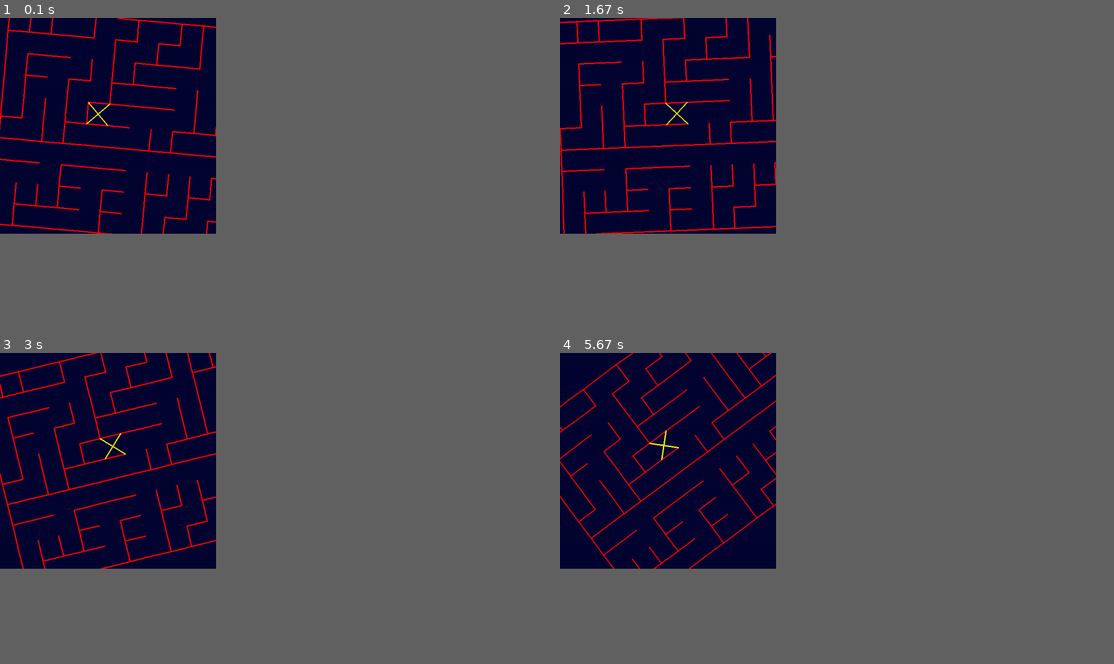
Above: before the commit, frames 1-4 (two rows, left to right).
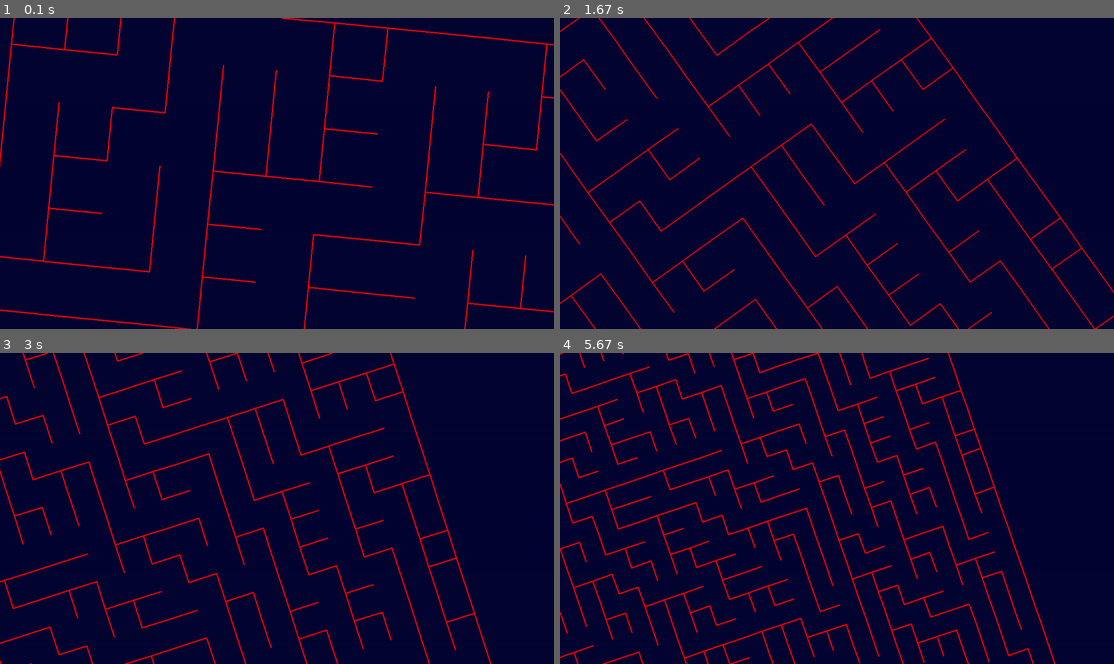
Above: after the commit, the same moments.

Repository: RageInTheCage/Random
Game: pygame game, started from Python/Labyrinth/Main.py
Two runs of this game, one before a commit and one after it. Both use one fixed random seed, a clock stepped at 60 frames per second and the inputs below.
Inputs:
- Up to frame 1 (0.1 s): no input
- Up to frame 2 (1.67 s): hold Right 0.33-0.8 s; hold Up 0.83-1.3 s
- Up to frame 3 (3 s): hold Down 2.4-2.87 s
- Up to frame 4 (5.67 s): no input
The window is 351x351 before the commit and 900x506 after it. Grey fills any space a smaller window leaves; there, only what the larger window draws over its background counts as a difference.

The runs differ from the first frame. In frame 1, 6.1% of the frame differs, in the area x 0-100%, y 0-100%; in frame 2, 6.5%; in frame 3, 7.3%; in frame 4, 8.9%, in the area x 0-90%, y 0-100%.

Commit message:
Triangular Polygon instead of cross for player.  Moved rotate method into Point class.  Direction class now has angle_in_radians property

Diff:
--- a/Python/Labyrinth/Cell.py
+++ b/Python/Labyrinth/Cell.py
@@ -5,7 +5,7 @@
 class Cell(object):
     def __init__(self, maze, location, wall_colour):
         self.maze = maze
-        self.location = Point(location)
+        self.point = Point(location)
         self.wall_colour = wall_colour
         self.wall_width = 3
         self.exits = [
@@ -28,8 +28,8 @@
         )
         vector = vectors[wall_direction.value]
         self.walls[wall_direction.value] = (
-            self.location.offset(vector[0]),
-            self.location.offset(vector[1])
+            self.point.offset(vector[0]),
+            self.point.offset(vector[1])
         )
         self.exits.remove(wall_direction)
 
--- a/Python/Labyrinth/Direction.py
+++ b/Python/Labyrinth/Direction.py
@@ -1,4 +1,6 @@
 from enum import Enum
+
+import math
 
 
 class Direction(Enum):
@@ -20,3 +22,15 @@
             index = 3
 
         return Direction(index)
+
+    @property
+    def angle_in_radians(self):
+        return self.value * math.pi / 2
+
+    @property
+    def opposite(self):
+        index = self.value + 2
+        if index > 3:
+            index -= 4
+
+        return Direction(index)
--- a/Python/Labyrinth/Main.py
+++ b/Python/Labyrinth/Main.py
@@ -7,8 +7,8 @@
 
 def main():
     clock, display = initialise()
-    maze = Maze(display, (30, 10))
-    player = Player(maze, (4, 4))
+    maze = Maze(display, (50, 50))
+    player = Player(maze, (25, 25))
     background_colour = (5, 5, 50)
     running = True
     while running:
@@ -26,7 +26,7 @@
 
 def initialise():
     pygame.init()
-    display = pygame.display.set_mode((500, 500))
+    display = pygame.display.set_mode()
     pygame.display.set_caption("Labyrinth")
     clock = pygame.time.Clock()
     return clock, display
--- a/Python/Labyrinth/Maze.py
+++ b/Python/Labyrinth/Maze.py
@@ -4,6 +4,7 @@
 
 from Cell import Cell
 from Direction import Direction
+from Point import Point
 
 
 class Maze:
@@ -25,26 +26,18 @@
             cell.update()
 
     def draw_line(self, line, colour, width):
-        rotated_from = self.__rotate(self.origin, line[0], self.angle_in_radians, self.scale_factor)
-        rotated_to = self.__rotate(self.origin, line[1], self.angle_in_radians, self.scale_factor)
+        point_from = Point(line[0])
+        point_to = Point(line[1])
+        rotated_from = point_from.rotate_and_scale(self.origin, self.angle_in_radians, self.scale_factor)
+        rotated_to = point_to.rotate_and_scale(self.origin, self.angle_in_radians, self.scale_factor)
         pygame.draw.line(self.display, colour, rotated_from, rotated_to, width)
 
     def __change_perspective(self):
         self.angle_in_radians += self.ange_step
         if self.ange_step > -.001:
-            self.ange_step -= 0.01
-        self.scale += .005
+            self.ange_step -= 0.001
+        self.scale += .2
         self.scale_factor = self.display_width / self.scale
-
-    @staticmethod
-    def __rotate(origin, point, angle_in_radians, scale_factor):
-        ox, oy = origin
-        px = point[0] * scale_factor
-        py = point[1] * scale_factor
-
-        qx = ox + math.cos(angle_in_radians) * (px - ox) - math.sin(angle_in_radians) * (py - oy)
-        qy = oy + math.sin(angle_in_radians) * (px - ox) + math.cos(angle_in_radians) * (py - oy)
-        return qx, qy
 
     def __create_cells(self, dimensions):
         cells = {}
@@ -65,12 +58,22 @@
                     new_cell.add_wall(Direction.UP)
                 elif y == cells_high - 1:
                     new_cell.add_wall(Direction.DOWN)
+
                 cells[location] = new_cell
 
-        for cell in cells.values():
+        for location, cell in cells.items():
             if random.randint(0, 1) == 1:
                 cell.add_wall(Direction.UP)
+                adjacent_offset = (0, -1)
+                adjacent_direction = Direction.DOWN
             else:
                 cell.add_wall(Direction.RIGHT)
+                adjacent_offset = (1, 0)
+                adjacent_direction = Direction.LEFT
+
+            adjacent_location = cell.point.offset(adjacent_offset)
+            if adjacent_location in cells:
+                adjacent_cell = cells[adjacent_location]
+                adjacent_cell.add_wall(adjacent_direction)
 
         return cells
--- a/Python/Labyrinth/Player.py
+++ b/Python/Labyrinth/Player.py
@@ -6,26 +6,28 @@
 
 class Player:
     def __init__(self, maze, location):
+        #maze.offset = location
         self.maze = maze
         self.point = Point(location)
-
-        self.vectors = self.__get_vectors()
         self.colour = pygame.Color("yellow")
         self.direction = Direction.UP
 
     def update(self):
-        for vector in self.vectors:
-            line = (
-                self.point.offset(vector[0]),
-                self.point.offset(vector[1])
-            )
-            self.maze.draw_line(line, self.colour, 3)
+        pointlist = []
+        for coordinate in self.__get_points():
+            point = Point(coordinate)
+            point = Point(point.offset(self.point.location))
+            point = Point(point.rotate_and_scale(self.point.offset((0.5, 0.5)), self.direction.angle_in_radians, 1))
+            pointlist.append(point.rotate_and_scale(self.maze.origin, self.maze.angle_in_radians, self.maze.scale_factor))
+
+        pygame.draw.polygon(self.maze.display, self.colour, pointlist)
 
     @staticmethod
-    def __get_vectors():
+    def __get_points():
         return (
-            ((0, 0), (1, 1)),
-            ((0, 1), (1, 0))
+            (.3, .9),
+            (.5, .1),
+            (.7, .9)
         )
 
     def handle(self, event):
@@ -33,11 +35,11 @@
             return
 
         if event.key == pygame.K_UP:
-            current_cell = self.maze.cells[self.point.location]
-            if self.direction not in current_cell.exits:
-                return
+            self.__move_if_possible(self.direction)
+            return
 
-            self.point.move(self.direction)
+        if event.key == pygame.K_DOWN:
+            self.__move_if_possible(self.direction.opposite)
             return
 
         if event.key == pygame.K_LEFT:
@@ -45,4 +47,10 @@
         elif event.key == pygame.K_RIGHT:
             self.direction = self.direction.rotate_clockwise()
 
-        print(self.direction.name)
+    def __move_if_possible(self, direction):
+        current_cell = self.maze.cells[self.point.location]
+        if direction not in current_cell.exits:
+            return
+
+        #self.maze.offset = self.point.location
+        self.point.move(direction)
--- a/Python/Labyrinth/Point.py
+++ b/Python/Labyrinth/Point.py
@@ -1,3 +1,5 @@
+import math
+
 from Direction import Direction
 
 
@@ -12,6 +14,15 @@
     def offset(self, offset):
         return self.location[0] + offset[0], self.location[1] + offset[1]
 
+    def rotate_and_scale(self, origin, angle_in_radians, scale_factor):
+        ox, oy = origin
+        px = self.location[0] * scale_factor
+        py = self.location[1] * scale_factor
+
+        qx = ox + math.cos(angle_in_radians) * (px - ox) - math.sin(angle_in_radians) * (py - oy)
+        qy = oy + math.sin(angle_in_radians) * (px - ox) + math.cos(angle_in_radians) * (py - oy)
+        return qx, qy
+
     @staticmethod
     def movements():
         return {
